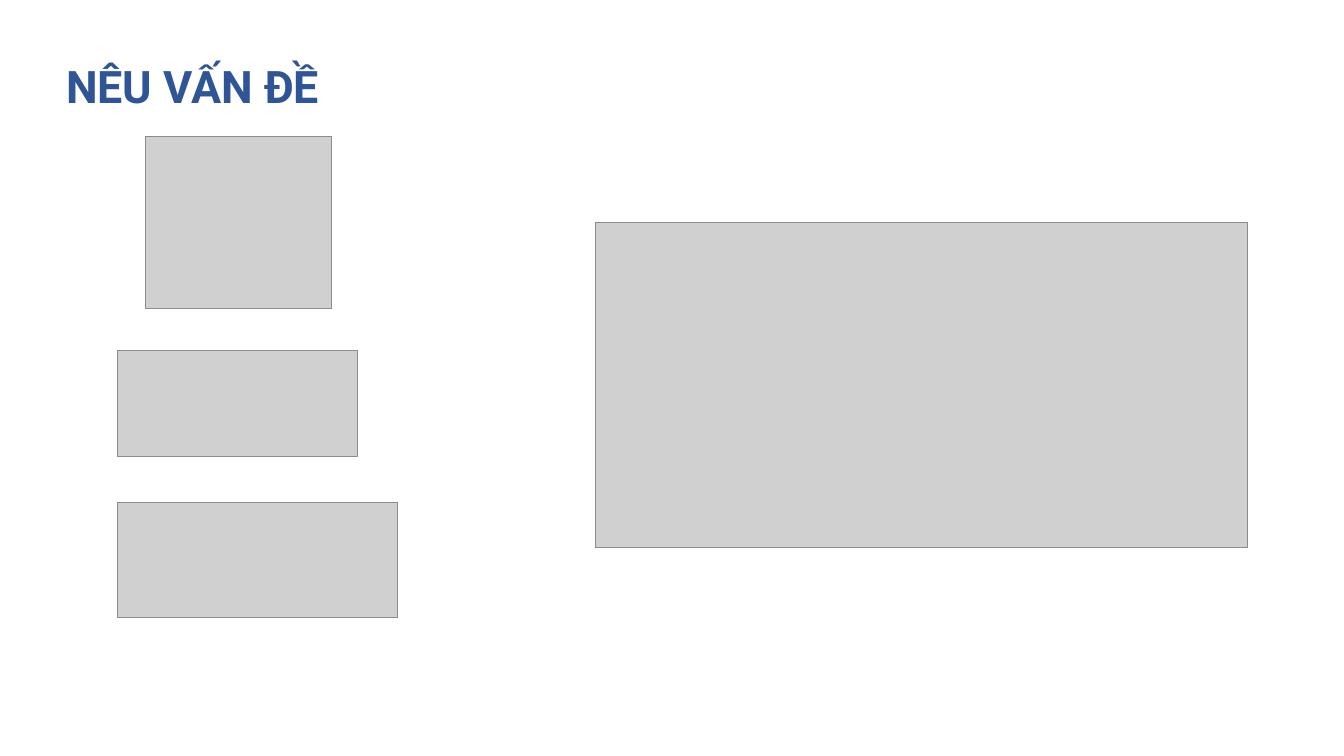
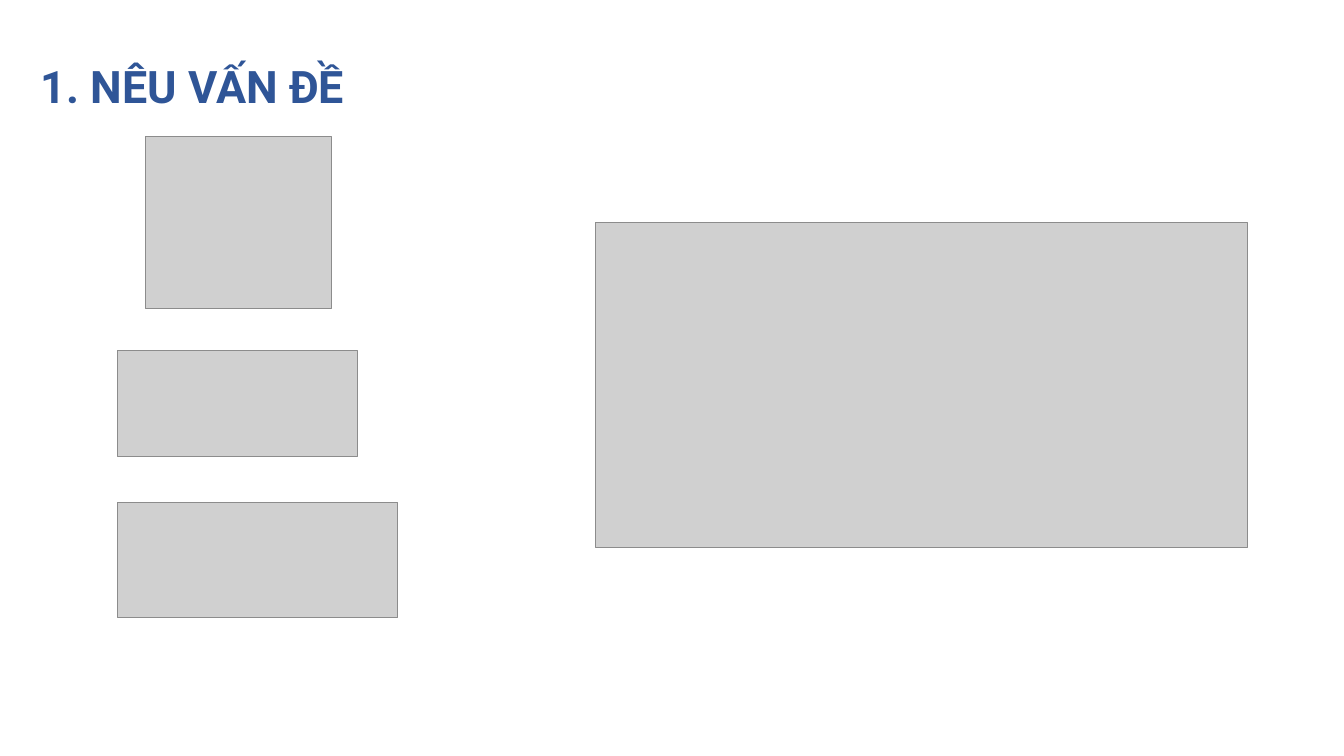
Before and after one commit to dna219/DreamChaserFromCRM, a slide deck: slide 8 of Slide review.pptx. Drawn at 1344x756 pixels with LibreOffice and Linux fonts; fonts in the diff are those of the drawing; grey boxes stand for pictures; background and template pictures are left out. Boxes give left, top, right and bottom in pixels: in the first picture for what was removed or moved away, otherwise in the second. Text is boxed around its words. In the diff, an @@ line names an element or a change of style, - is before the commit and + after.

```diff
--- a/Slide review.pptx
+++ b/Slide review.pptx
@@ text at [41, 61, 344, 104]: text changed @@
-NÊU VẤN ĐỀ
+1. NÊU VẤN ĐỀ
```
Also in this commit, not shown: 2 other slides changed, 1 slide added.
